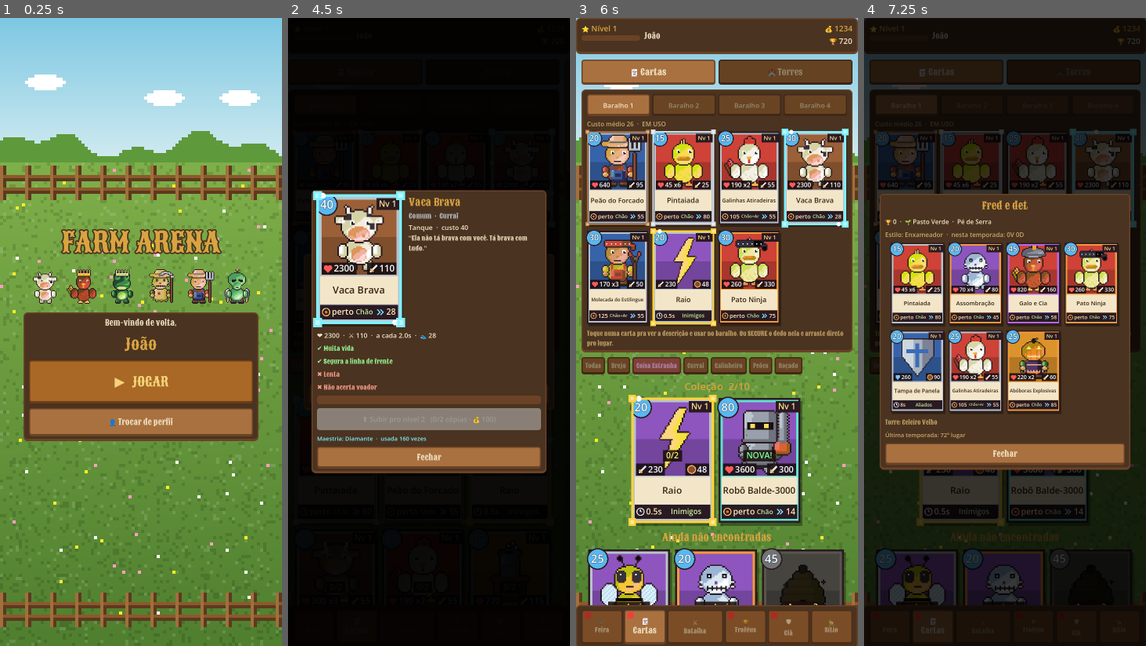
Above: before the commit, frames 1-4 (left to right).
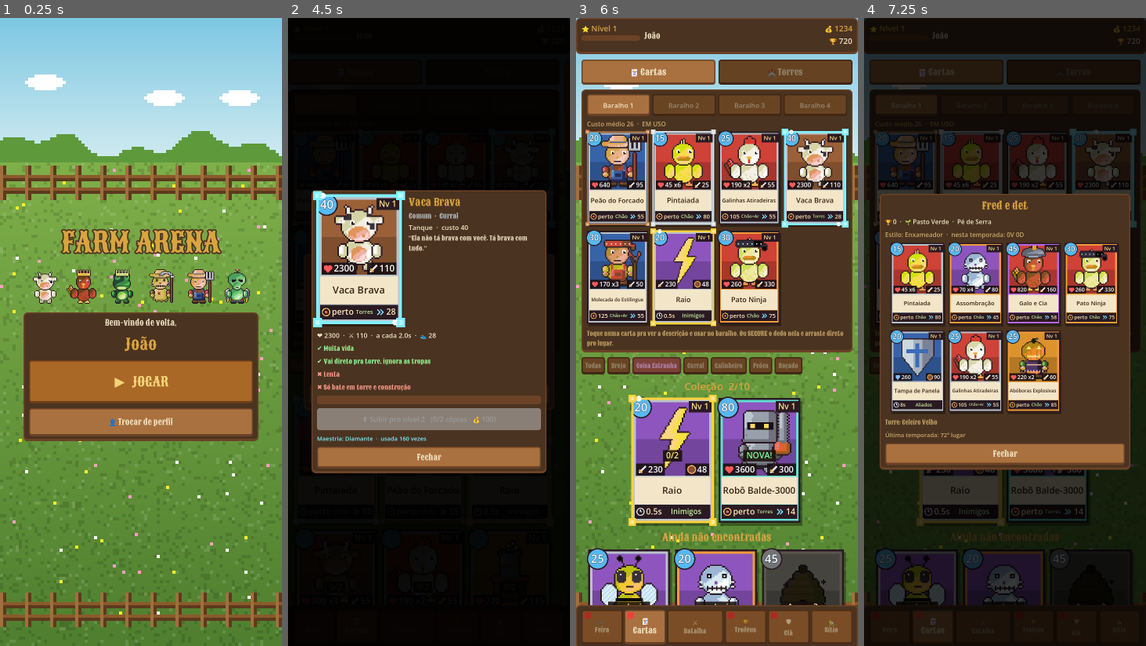
Above: after the commit, the same moments.

Repository: Generadevde/farmarena
Game: Godot game, scene res://ci/shot.tscn
Two runs of this game, one before a commit and one after it. Both use one fixed random seed, a clock stepped at 60 frames per second and the inputs below. This scene is started directly instead of the project's main scene. The engine's default icon, where the game draws it, is replaced by a stand-in: a white triangle on a blue panel in a dark square.
Inputs:
- Up to frame 1 (0.25 s): no input
- Up to frame 2 (4.5 s): click "1" at 0.5 s; click "🎁 Presente do dia -- PEGAR!" at 1.25 s; click "Brejo" at 2 s; click "1" at 2.75 s; click "200 pts Saco de Milho" at 3.5 s; click "🎬 Replays salvos" at 4.25 s
- Up to frame 3 (6 s): click "Brejo" at 5 s; click "Coisa Estranha" at 5.75 s
- Up to frame 4 (7.25 s): click "🃏 Cartas" at 6.5 s

Frame 1 is identical in both runs. In frame 2, 0.4% of the frame differs, in the area x 12-51%, y 46-60%; in frame 3, less than 0.1%; in frame 4, less than 0.1%.

Commit message:
Tanques (Vaca Brava, Vaca e Cria, Robô Balde, Capivara Zen) vão direto pra torre; remove o quadro de informação ao segurar a carta na batalha
Co-Authored-By: Claude Fable 5.2 <noreply@anthropic.com>
Claude-Session: https://claude.ai/code/session_01F2c9wwKpd4XWAaAeM55Dzi

Diff:
--- a/Cards/Cards/button.gd
+++ b/Cards/Cards/button.gd
@@ -135,6 +135,8 @@
 
 
 func _start_hold_timer():
+	return  # 2.0: os dados já aparecem na própria carta; segurar não abre mais o quadro de informação
+	@warning_ignore("unreachable_code")
 	if _hold_timer == null:
 		_hold_timer = Timer.new()
 		_hold_timer.wait_time = HOLD_THRESHOLD
--- a/Scripts/catalogo.gd
+++ b/Scripts/catalogo.gd
@@ -54,9 +54,9 @@
 	# ============================== CURRAL
 	{"id": "vaca_brava", "nome": "Vaca Brava", "turma": "Curral", "custo": 40, "papel": "TANQUE", "raridade": COMUM, "arena": 0, "perigo": 5,
 		"desc": "Ela não tá brava com você. Tá brava com tudo.",
-		"pros": ["Muita vida", "Segura a linha de frente"], "cons": ["Lenta", "Não acerta voador"],
+		"pros": ["Muita vida", "Vai direto pra torre, ignora as tropas"], "cons": ["Lenta", "Só bate em torre e construção"],
 		"receita": {"pernas": "casco", "corpo": "redondo", "bracos": "patas", "cabeca": "vaca"}, "paleta": P_VACA,
-		"u": {"hp": 2300, "damage": 110, "attack_speed": 2.0, "move_speed": 28.0, "unit_scale": 1.5, "push_weight": 3.8}},
+		"u": {"hp": 2300, "damage": 110, "attack_speed": 2.0, "move_speed": 28.0, "unit_scale": 1.5, "push_weight": 3.8, "target_type": "BUILDING"}},
 	{"id": "bezerrada", "nome": "Bezerrada", "turma": "Curral", "custo": 25, "papel": "ENXAME", "raridade": COMUM, "arena": 0, "perigo": 3,
 		"desc": "Três bezerros que acabaram de descobrir que têm cabeça dura.",
 		"pros": ["Investida com dano dobrado", "Barato"], "cons": ["Morrem pra dano em área"],
@@ -146,9 +146,9 @@
 		"u": {"hp": 35, "damage": 22, "attack_speed": 1.0, "move_speed": 85.0, "unit_scale": 0.5, "unit_count": 6, "unit_type": "AIR", "target_type": "ALL", "lifesteal_percent": 0.5, "push_weight": 0.3}},
 	{"id": "capivara_zen", "nome": "Capivara Zen", "turma": "Brejo", "custo": 35, "papel": "TANQUE", "raridade": RARA, "arena": 2, "perigo": 5,
 		"desc": "Tão tranquila que todo mundo quer bater nela. Ela nem liga.",
-		"pros": ["Chama a atenção dos inimigos", "Leva menos dano e se regenera"], "cons": ["Quase não causa dano"],
+		"pros": ["Chama a atenção dos inimigos", "Leva menos dano e se regenera"], "cons": ["Quase não causa dano", "Só bate em torre e construção"],
 		"receita": {"pernas": "patinha", "corpo": "redondo", "bracos": "patas", "cabeca": "capivara", "chapeu": "flor"}, "paleta": P_CAPI,
-		"u": {"hp": 1750, "damage": 30, "attack_speed": 1.5, "move_speed": 35.0, "unit_scale": 1.3, "push_weight": 3.0, "forces_aggro": true, "taunt_radius": 130.0, "damage_reduction_percent": 0.2, "passive_regen": true, "regen_amount": 25, "regen_interval": 1.5}},
+		"u": {"hp": 1750, "damage": 30, "attack_speed": 1.5, "move_speed": 35.0, "unit_scale": 1.3, "push_weight": 3.0, "forces_aggro": true, "taunt_radius": 130.0, "damage_reduction_percent": 0.2, "passive_regen": true, "regen_amount": 25, "regen_interval": 1.5, "target_type": "BUILDING"}},
 	{"id": "capivarada", "nome": "Capivarada", "turma": "Brejo", "custo": 55, "papel": "TANQUE", "raridade": RARA, "arena": 3, "perigo": 7,
 		"desc": "Quatro capivaras andando juntas. Elas dividem a dor entre elas.",
 		"pros": ["Grupo resistente", "Dividem o dano que levam"], "cons": ["Lentas", "Dano em área machuca"],
@@ -321,10 +321,10 @@
 		"u": {"hp": 1400, "damage": 110, "attack_speed": 1.8, "move_speed": 40.0, "unit_scale": 1.35, "push_weight": 3.0, "on_hit_effect": "STUN", "on_hit_effect_duration": 0.4}},
 	{"id": "vaca_e_cria", "nome": "Vaca e Cria", "turma": "Curral", "custo": 55, "papel": "TANQUE", "raridade": RARA, "arena": 3, "perigo": 7,
 		"desc": "Mexeu com os bezerros, mexeu com a mãe. Mexeu com a mãe, bom... boa sorte.",
-		"pros": ["Tanque com 2 bezerros de investida", "Difícil de parar com uma carta só"], "cons": ["Lenta"],
+		"pros": ["Tanque com 2 bezerros de investida", "Difícil de parar com uma carta só"], "cons": ["Lenta", "A mãe só bate em torre e construção"],
 		"receita": {"pernas": "casco", "corpo": "redondo", "bracos": "patas", "cabeca": "vaca", "chapeu": "flor"}, "paleta": P_VACA,
 		"junto": [["bezerro", 2]],
-		"u": {"hp": 1900, "damage": 100, "attack_speed": 2.0, "move_speed": 32.0, "unit_scale": 1.45, "push_weight": 3.6}},
+		"u": {"hp": 1900, "damage": 100, "attack_speed": 2.0, "move_speed": 32.0, "unit_scale": 1.45, "push_weight": 3.6, "target_type": "BUILDING"}},
 	{"id": "galo_e_cia", "nome": "Galo e Cia", "turma": "Galinheiro", "custo": 45, "papel": "ENXAME", "raridade": EPICA, "arena": 5, "perigo": 7,
 		"desc": "O galo manda. Os quatro pintinhos obedecem. Mais ou menos.",
 		"pros": ["Galo forte + 4 pintinhos", "Cerca e bate"], "cons": ["Pintinhos morrem fácil"],
@@ -365,9 +365,9 @@
 		"u": {"hp": 720, "damage": 120, "attack_speed": 1.8, "move_speed": 50.0, "unit_type": "AIR", "is_ranged": true, "attack_range": 120.0, "target_type": "ALL", "on_hit_effect": "CONFUSE", "on_hit_effect_duration": 1.5}},
 	{"id": "robo_balde", "nome": "Robô Balde-3000", "turma": "Coisa Estranha", "custo": 80, "papel": "TANQUE", "raridade": LENDARIA, "arena": 6, "perigo": 10,
 		"desc": "Feito de balde, roda de carrinho de mão e uma motosserra. Funciona. Infelizmente.",
-		"pros": ["Vida absurda", "Chega dando onda de choque", "Não é empurrado"], "cons": ["Lentíssimo", "Caríssimo"],
+		"pros": ["Vida absurda", "Chega dando onda de choque", "Não é empurrado"], "cons": ["Lentíssimo", "Caríssimo", "Só bate em torre e construção"],
 		"receita": {"pernas": "rodas", "corpo": "armadura", "bracos": "humanos", "cabeca": "balde", "arma": "motosserra"}, "paleta": {"M": "#98a0ac", "S": "#787c88", "K": "#787c88", "A": "#e06030", "W": "#484858"},
-		"u": {"hp": 3600, "damage": 300, "attack_speed": 3.6, "mov …(171 unchanged characters)… 70.0, "is_aoe": true, "aoe_radius": 40.0}},
+		"u": {"hp": 3600, "damage": 300, "attack_speed": 3.6, "mov …(171 unchanged characters)… 70.0, "is_aoe": true, "aoe_radius": 40.0, "target_type": "BUILDING"}},
 	{"id": "disco_voador", "nome": "Disco Voador", "turma": "Coisa Estranha", "custo": 65, "papel": "AEREO", "raridade": LENDARIA, "arena": 6, "perigo": 9,
 		"desc": "Aquela luz no céu do sítio que ninguém acredita quando você conta.",
 		"pros": ["Voa e ataca muito rápido", "Dano em área"], "cons": ["Alcance curto", "Caro"],
--- a/creator/card_generator.gd
+++ b/creator/card_generator.gd
@@ -127,6 +127,7 @@
 			st.push_weight = rng.randf_range(2.5, 4.0)
 			st.unit_scale = 1.3
 			st.attack_speed = 1.6
+			st.target_type = UnitData.TargetType.BUILDING  # tanque vai direto pra torre
 		CardData.CardRole.PUNICAO:
 			hp_share = 0.35
 			st.move_speed = rng.randf_range(50.0, 65.0)
